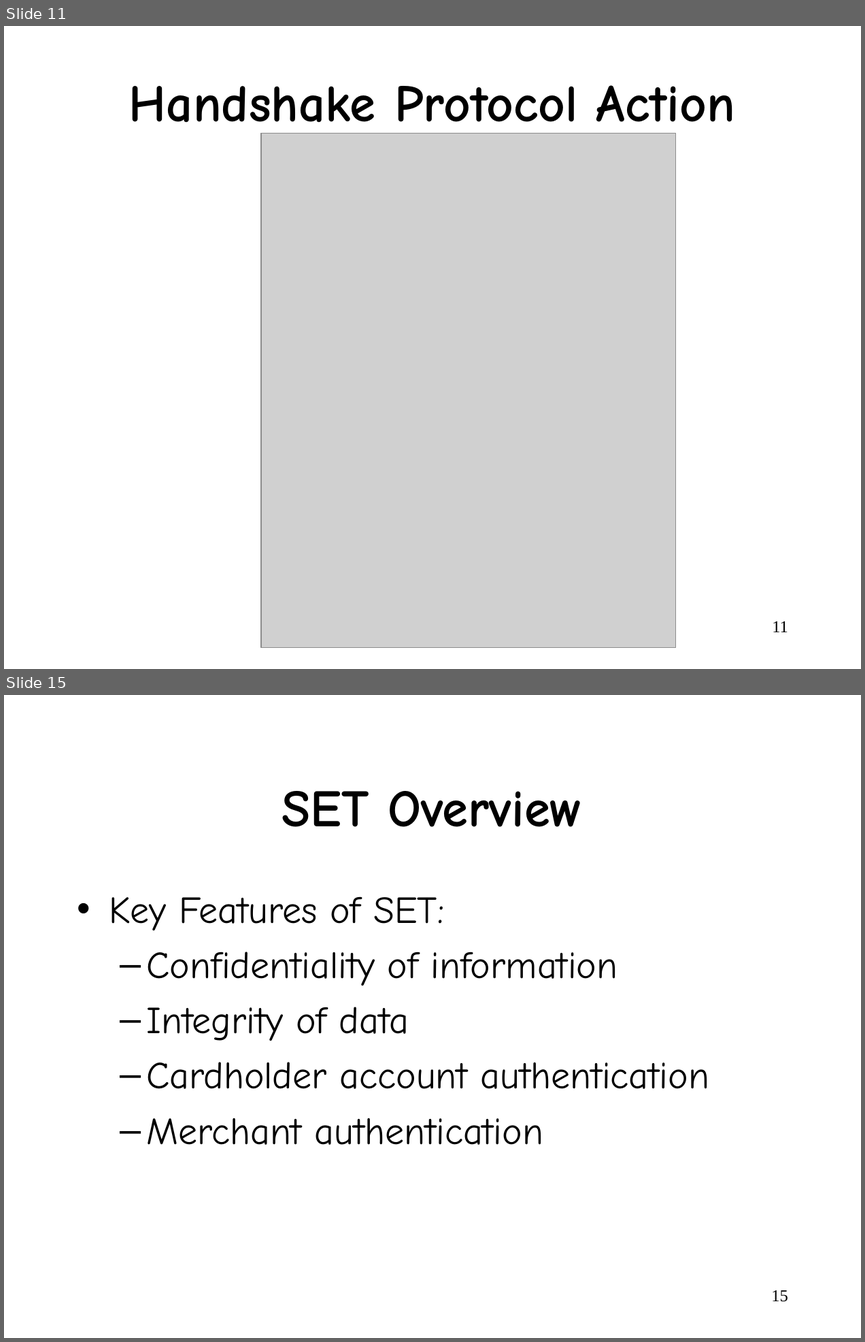
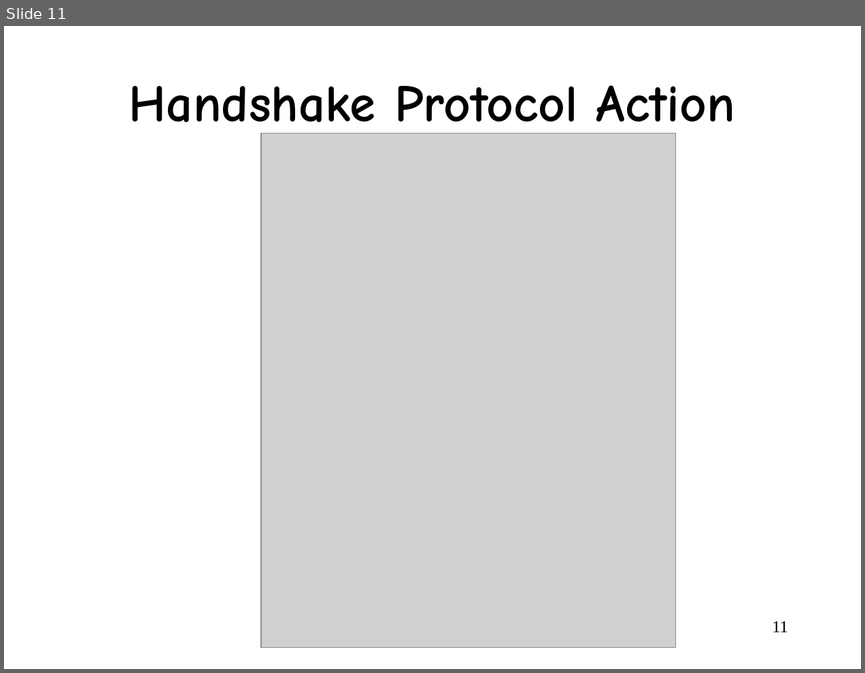
Before and after one commit to wangjin0818/Network_Security, a slide deck: week 08/Chapter 7.ppt. Shown one above the other, each under a label of ours: slides 11 and 15 before the commit, slide 11 after it; the slides between them are not shown. The pictures are 865x1342 and 865x673 pixels, drawn with LibreOffice and Linux fonts; fonts in the diff are those of the drawing; grey boxes stand for pictures. Boxes give left, top, right and bottom in pixels: in the first picture for what was removed or moved away, otherwise in the second. Text is boxed around its words. In the diff, an @@ line names an element or a change of style, - is before the commit and + after.

```diff
--- a/week 08/Chapter 7.ppt
+++ b/week 08/Chapter 7.ppt
@@ slide 15 removed at [4,695,861,1338], background #FFFFFF @@
@@ title removed at [282,791,582,827] @@
-SET Overview
@@ text removed at [109,897,709,1144] @@
-• Key Features of SET:
-  – Confidentiality of information
-  – Integrity of data
-  – Cardholder account authentication
-  – Merchant authentication
@@ page number removed at [771,1290,788,1302] @@
-15
```
Also in this commit, not shown: 1 slide changed, 18 slides added, 9 other slides removed.
